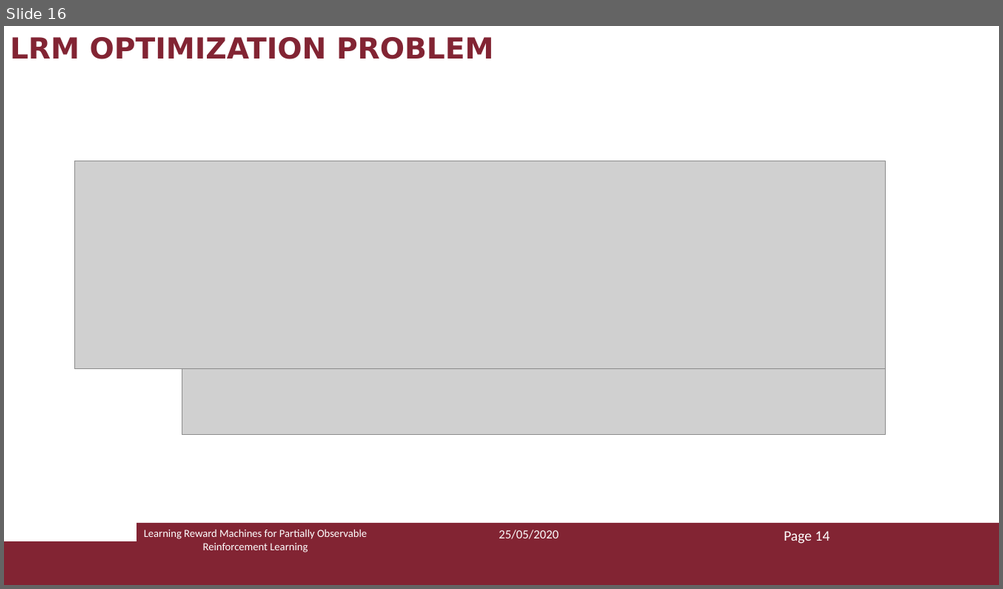
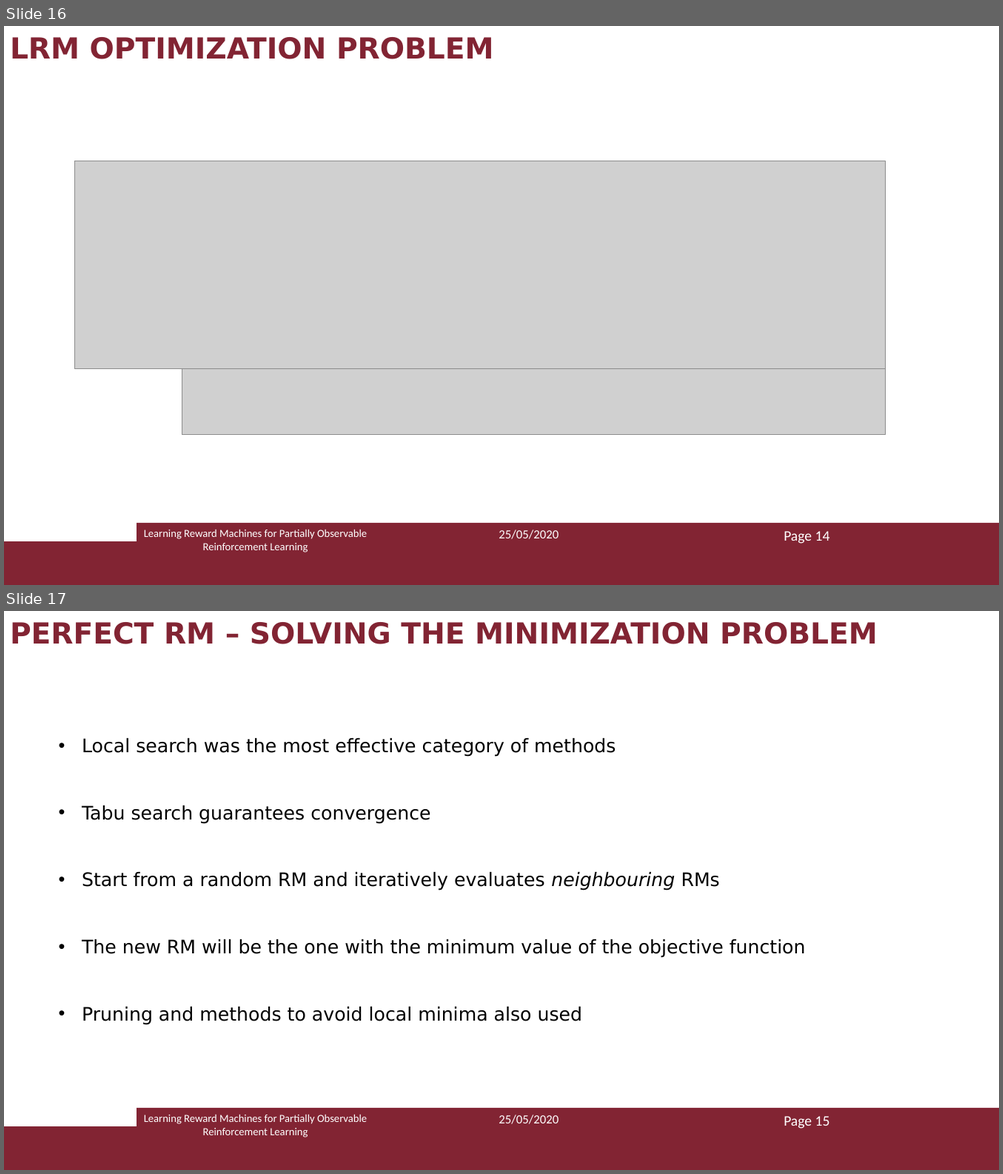
Before and after one commit to Marvet94/reasoning_agents_project_2020, a slide deck: ra_presentazione.pptx. Shown one above the other, each under a label of ours: slide 16 before the commit, slides 16 and 17 after it. The pictures are 1003x589 and 1003x1174 pixels, drawn with LibreOffice and Linux fonts; fonts in the diff are those of the drawing; grey boxes stand for pictures. Boxes give left, top, right and bottom in pixels: in the first picture for what was removed or moved away, otherwise in the second. Text is boxed around its words. In the diff, an @@ line names an element or a change of style, - is before the commit and + after.

Commit message:
Fixed presentation

```diff
--- a/ra_presentazione.pptx
+++ b/ra_presentazione.pptx
@@ slide 17 added at (x1=4, y1=611, x2=999, y2=1170), background #FFFFFF; not listed: 2 template elements that a slide beside it also shows @@
@@ text added at (x1=10, y1=622, x2=877, y2=644), 28 pt, text #822433, bold @@
+PERFECT RM – SOLVING THE MINIMIZATION PROBLEM
@@ text added at (x1=82, y1=738, x2=805, y2=1025), 18 pt, text #000000 @@
+• Local search was the most effective category of methods
+• Tabu search guarantees convergence
+• Start from a random RM and iteratively evaluates neighbouring RMs
+• The new RM will be the one with the minimum value of the objective function
+• Pruning and methods to avoid local minima also used
@@ text added at (x1=144, y1=1114, x2=367, y2=1138), 10.5 pt, text #FFFFFF @@
+Learning Reward Machines for Partially Observable Reinforcement Learning
@@ text added at (x1=498, y1=1115, x2=558, y2=1125), 12 pt, text #FFFFFF @@
+25/05/2020
@@ text added at (x1=783, y1=1116, x2=830, y2=1129), 14 pt, text #FFFFFF @@
+Page 15
```
